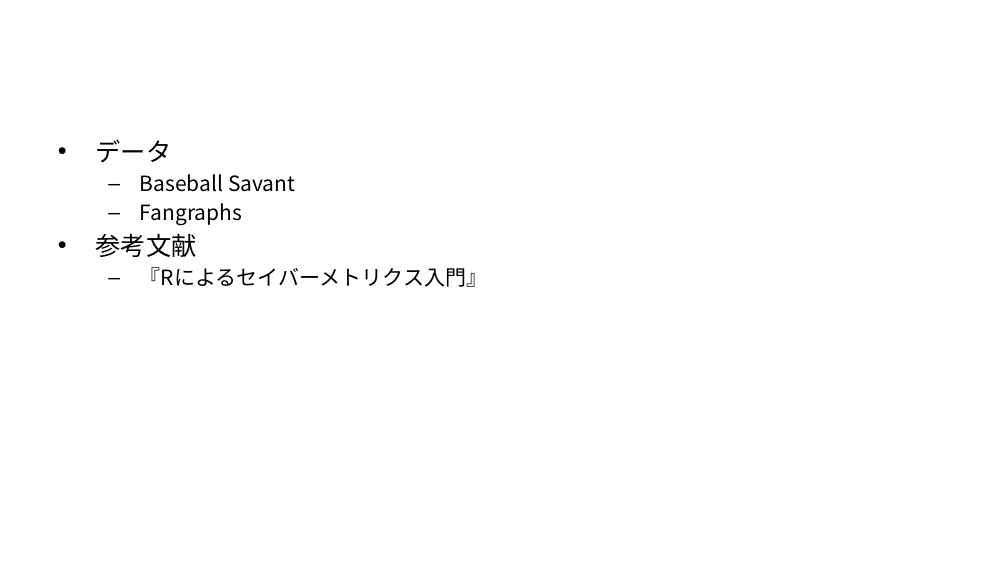
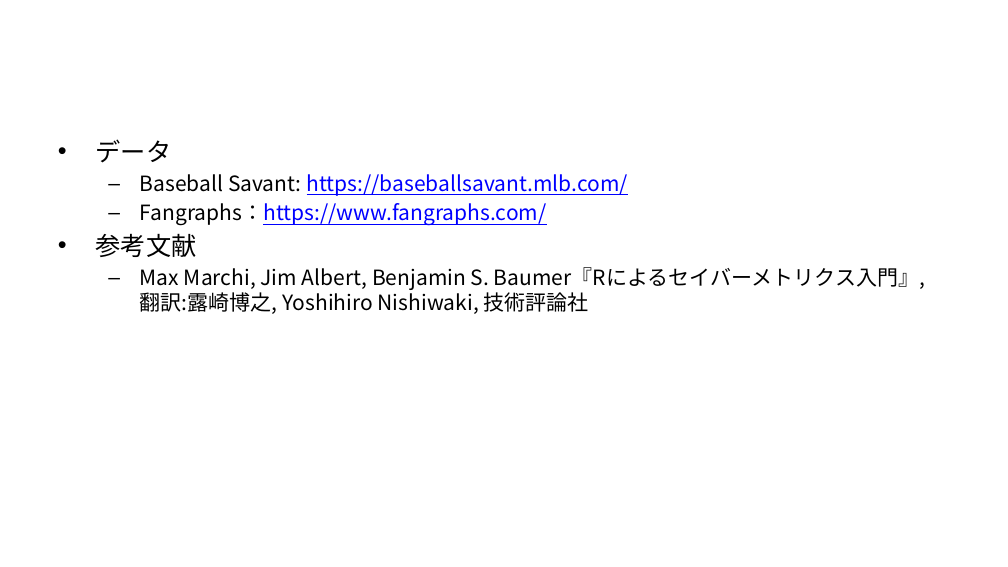
Before and after one commit to T-Reio/ohtani_analyze, a slide deck: slide 42 of slides/ohtani_tj.pptx (slide 40 before the commit). Drawn at 1008x567 pixels with LibreOffice and Linux fonts; fonts in the diff are those of the drawing; background and template pictures are left out. Boxes give left, top, right and bottom in pixels: in the first picture for what was removed or moved away, otherwise in the second. Text is boxed around its words. In the diff, an @@ line names an element or a change of style, - is before the commit and + after.

```diff
--- a/slides/ohtani_tj.pptx
+++ b/slides/ohtani_tj.pptx
@@ text at [140, 174, 628, 226]: text changed; text colour #000000 to #0000FF @@
-  – Baseball Savant
-  – Fangraphs
+  – Baseball Savant: https://baseballsavant.mlb.com/
+  – Fangraphs：https://www.fangraphs.com/
@@ text at [140, 267, 925, 314]: text changed @@
-  – 『Rによるセイバーメトリクス入門』
+  – Max Marchi, Jim Albert, Benjamin S. Baumer『Rによるセイバーメトリクス入門』, 翻訳:露崎博之, Yoshihiro Nishiwaki, 技術評論社
```
Also in this commit, not shown: 8 other slides changed, 2 slides added, 1 other file.
